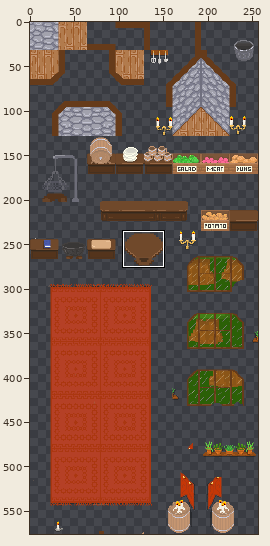
Sprite sheet: SoftwareProjekt2024/Content/Map/atlas.PNG. Above, an overview of the earlier version with the close-up marked.
Close-up. Old version:
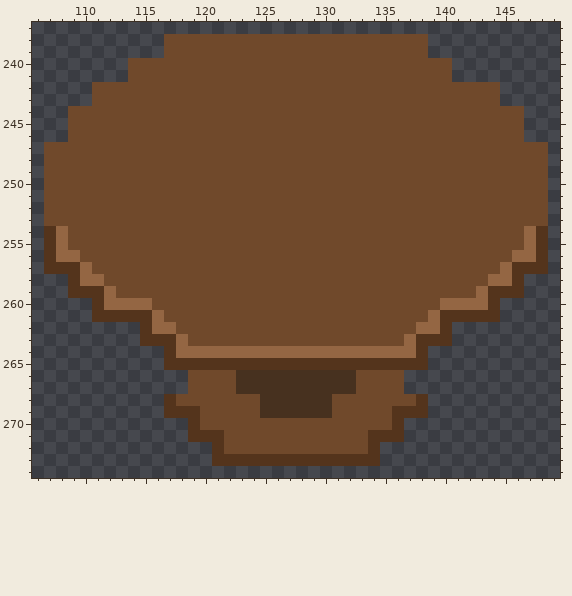
The file is 256x576 pixels. Colours within 5 levels of each other are drawn and written as one. Shown: x 106..149, y 237..274.
And afterwards:
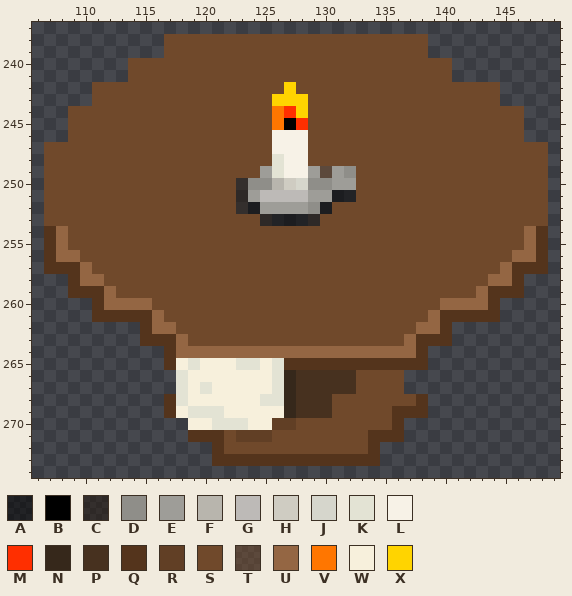
Palette (. is transparent): A #00000083  B #000000  C #23170e83  D #8f8e89  E #9e9d98  F #b8b5ad  G #bdbab7  H #cfccc2  J #d6d6cc  K #e3e3d4  L #f7f2e7  M #ff2f00  N #36281b  P #47311f  Q #54341c  R #613f25  S #70492b  T #70492b83  U #946643  V #ff7600  W #f7f0dc  X #ffd400
The exact change:
y 242: x 127 S -> X
y 243: x 126..128 SSS -> XXX
y 244: x 126..128 SSS -> VMX
y 245: x 126..128 SSS -> VBM
y 246..247: x 126..128 SSS -> LLL
y 248: x 126..128 SSS -> KLL
y 249: x 125..132 SSSSSSSS -> EKLLETED
y 250: x 123..132 SSSSSSSSSS -> CDDFHJDDEE
y 251: x 123..132 SSSSSSSSSS -> CEGGGGEEAA
y 252: x 123..130 SSSSSSSS -> CAEEEEDA
y 253: x 125..129 SSSSS -> CAAAC
y 265: x 118..126 QQQQQQQQQ -> WKWWWKKWK
y 266: x 118..127 .SSSSPPPPP -> KWWWWWWWKN
y 267: x 118..127 .SSSSPPPPP -> KWKWWWWWKN
y 268: x 118..127 SSSSSSSPPP -> KWWWWWWKKN
y 269: x 118..127 QQSSSSSPPP -> WKKKWWWWWN
y 270: x 119..127 QSSSSSSSS -> WWKKKWWRR
y 271: x 123..125 SSS -> RRR
Boxes around the changes in both close-ups, in picture pixels (x1, y1, x2, y2):
changed: (236, 82, 356, 226)
changed: (176, 358, 296, 442)
